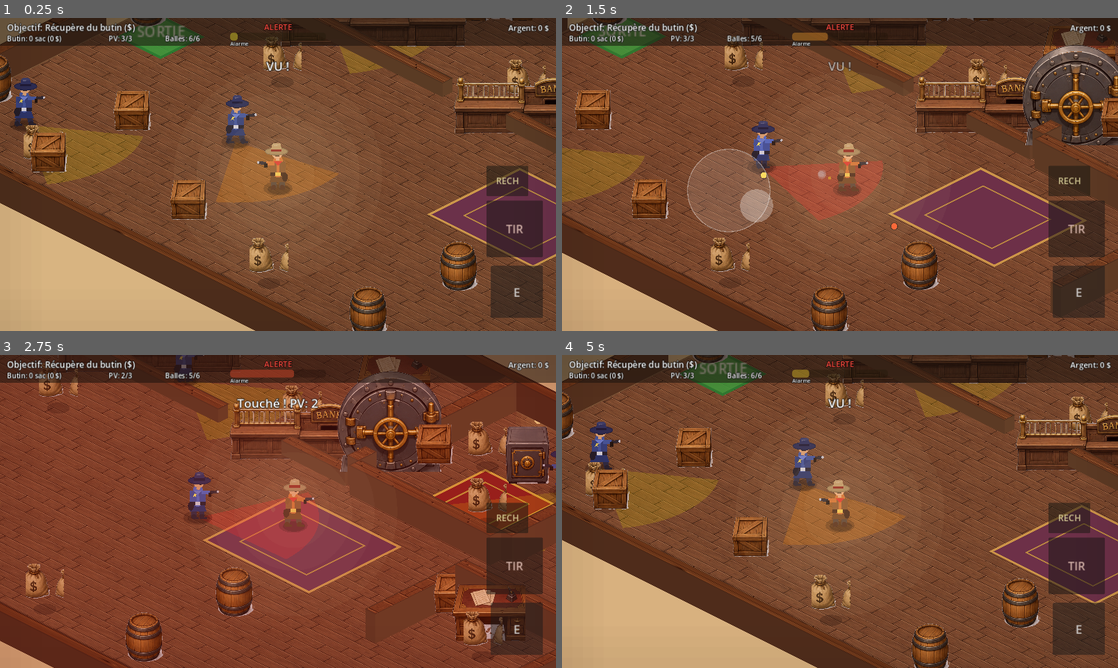
Above: before the commit, frames 1-4 (two rows, left to right).
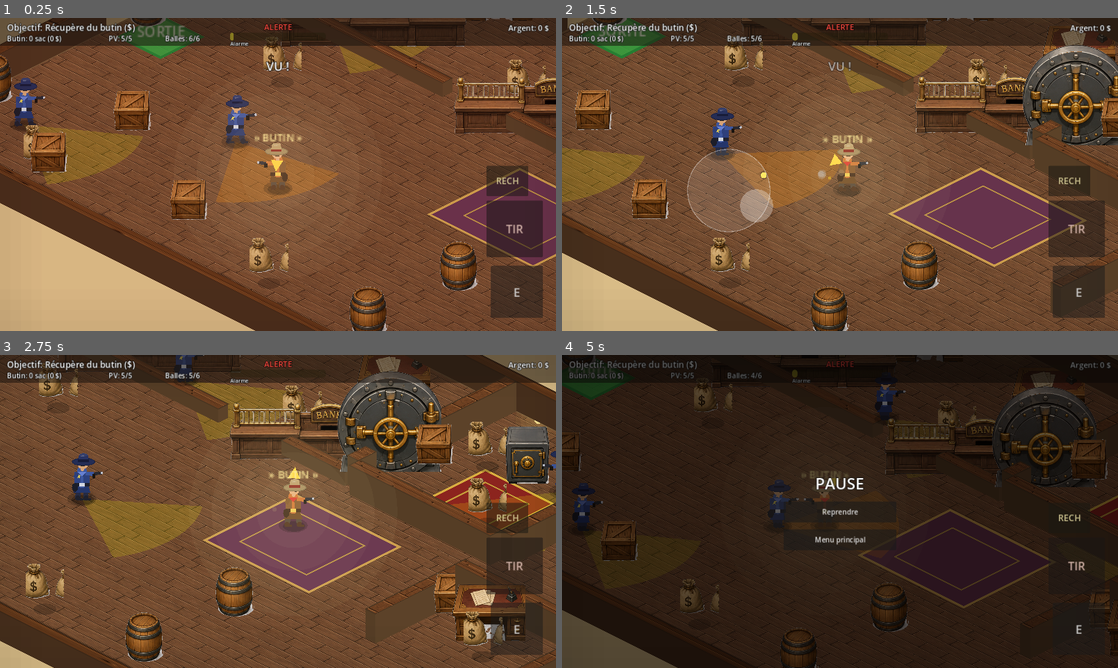
Above: after the commit, the same moments.

Repository: sebadiaz/Cowboys
Game: Godot game, scene res://scenes/MissionRoot.tscn
Two runs of this game, one before a commit and one after it. Both use one fixed random seed, a clock stepped at 60 frames per second and the inputs below. This scene is started directly instead of the project's main scene.
Inputs (mouse positions are in pixels of both pictures, inside the frame that each line leads up to):
- Up to frame 1 (0.25 s): no input
- Up to frame 2 (1.5 s): move the mouse to (962, 158) at 0.52 s; hold D (move_right) 0.53-1.25 s; hold Space (fire) 0.53-1.25 s; click (962, 158) at 0.67 s; drag from (728, 190) to (812, 237) at 1.27 s
- Up to frame 3 (2.75 s): move the mouse to (333, 442) at 2.02 s; hold D (move_right) from 2.03 s (still down); hold E (interact) from 2.03 s (still down); tap Space (fire) at 2.3 s
- Up to frame 4 (5 s): release D (move_right) at 2.75 s; release E (interact) at 2.75 s; drag from (812, 574) to (673, 464) at 2.77 s; move the mouse to (1006, 558) at 3.52 s; hold A (move_left) 3.53-4.25 s; hold Space (fire) 3.53-4.25 s; tap Escape (pause) at 4.15 s; click (840, 574) at 4.25 s, where only the run before the commit has a clickable "Rejouer le braquage"

The runs differ from the first frame. In frame 1, 0.2% of the frame differs, in the area x 21-55%, y 4-49%; in frame 2, 4.2%; in frame 3, 16%; in frame 4, 94%, in the area x 0-100%, y 0-100%.

Commit message:
Passe jouabilite: mode assist par defaut, contact non letal, fleche d'objectif, QoL menu
Audit: Godot 4.3 (= workflow), parse headless propre, export web complet
(index.html/wasm/pck/js). URL Pages /cowboys/ deja correcte (pas de souci de casse).

Jouabilite / equite (prototype fun, pas punitif):
- MODE ASSIST par defaut (basculable au menu): joueur 5 PV au lieu de 3, alarme
  2x plus lente, gardes a detection/poursuite/tir ralentis
- CONTACT NON LETAL en assist: un garde au contact inflige 1 PV avec delai au
  lieu de tuer net (vraie marge d'erreur). Hardcore: capture immediate
- guard_ai: detect_mult/chase_mult/fire_mult/lethal_touch + degats de contact a
  cooldown; mission_manager._apply_difficulty applique le tout (gardes+renforts)

Lisibilite / feedback:
- FLECHE D'OBJECTIF en jeu au-dessus du joueur: pointe le butin le plus proche,
  puis le coffre, puis la SORTIE (» BUTIN/COFFRE/SORTIE »)
- HUD PV utilise player.max_hp (affiche 5/5 en assist)

Confort:
- Sortie autorisee avec un sac OU le coffre (has_loot = bags>0 ou valeur>0)
- Menu: toggle 'Mode assist', bouton discret 'Reinitialiser la sauvegarde',
  rappel des controles complet (R recharger)

Infra: GameManager world_time/ambient_color/darkness (cycle jour/nuit, base pour
plus tard; sans impact gameplay).

Verifie (Godot 4.3 headless + xvfb 1280x720): parse 0 erreur; export web OK;
runtime: PV=5, garde lethal=false/detect0.6/chase0.85/alarm0.5, ramassage sac,
ouverture coffre (maintien E) + recompense, sortie -> fin de mission; capture
montrant la fleche '» BUTIN »' et le HUD.

Diff:
--- a/scripts/game_manager.gd
+++ b/scripts/game_manager.gd
@@ -18,6 +18,48 @@
 var town_return_pos := Vector2.ZERO
 ## La boutique a-t-elle été ouverte depuis la ville (retour en ville) ?
 var shop_from_town := false
+
+## Mode "assist" (prototype) activé par défaut : plus de PV, alarme plus lente,
+## gardes moins agressifs, contact non létal. Basculable depuis le menu.
+var assist := true
+
+## Cycle jour/nuit : world_time ∈ [0,1) (0 = minuit, 0.5 = midi). Avance en
+## continu et persiste entre les scènes. Le rendu lit ambient_color()/darkness().
+const DAY_LENGTH := 160.0   # secondes pour un cycle complet
+var world_time := 0.34      # on démarre en matinée
+
+const _SKY := [
+	[0.00, Color(0.30, 0.32, 0.58)], [0.22, Color(0.55, 0.45, 0.55)],
+	[0.27, Color(0.98, 0.72, 0.55)], [0.36, Color(1.0, 0.96, 0.90)],
+	[0.50, Color(1.0, 1.0, 1.0)],    [0.70, Color(1.0, 0.93, 0.84)],
+	[0.79, Color(0.97, 0.60, 0.42)], [0.88, Color(0.50, 0.40, 0.58)],
+	[1.00, Color(0.30, 0.32, 0.58)],
+]
+
+
+func _process(delta: float) -> void:
+	world_time = fposmod(world_time + delta / DAY_LENGTH, 1.0)
+
+
+## Teinte d'ambiance (multiplicateur de canvas) selon l'heure.
+func ambient_color() -> Color:
+	for i in range(_SKY.size() - 1):
+		var a: Array = _SKY[i]
+		var b: Array = _SKY[i + 1]
+		if world_time <= float(b[0]):
+			var k := (world_time - float(a[0])) / maxf(0.0001, float(b[0]) - float(a[0]))
+			return (a[1] as Color).lerp(b[1] as Color, clampf(k, 0.0, 1.0))
+	return _SKY[-1][1]
+
+
+## Obscurité 0 (plein jour) → ~0.7 (nuit), pour allumer lampes/halos.
+func darkness() -> float:
+	return clampf(1.0 - ambient_color().g, 0.0, 1.0)
+
+
+## Vrai s'il fait assez sombre pour allumer les lumières.
+func is_dark() -> bool:
+	return darkness() > 0.12
 
 ## Résultat de la dernière mission jouée, lu par ResultScreen.
 var last_result := {
--- a/scripts/guard_ai.gd
+++ b/scripts/guard_ai.gd
@@ -31,6 +31,11 @@
 var bullet_system: Node = null
 var active: bool = true
 var alarm_gain_mult: float = 1.0   # réduit par l'upgrade "discrétion"
+var detect_mult: float = 1.0       # vitesse de détection (assist = plus lent)
+var chase_mult: float = 1.0        # vitesse de poursuite (assist = plus lent)
+var fire_mult: float = 1.0         # cadence de tir (assist = plus lent)
+var lethal_touch: bool = true      # contact mortel (false en assist)
+var _touch_cd: float = 0.0         # délai entre deux dégâts de contact
 
 const GUARD_FIRE_RATE := 1.1   # secondes entre deux tirs de garde
 const MAX_HP := 2              # le garde encaisse 2 balles
@@ -66,7 +71,7 @@
 
 	# Mise à jour de la détection et de la mémoire.
 	if sees_player:
-		_detect = min(ALERT_THRESHOLD, _detect + DETECT_RISE * delta)
+		_detect = min(ALERT_THRESHOLD, _detect + DETECT_RISE * detect_mult * delta)
 		if alarm != null and alarm.has_method("add_detection"):
 			alarm.add_detection(ALARM_GAIN * alarm_gain_mult * delta)
 		_last_known = player.global_position
@@ -103,7 +108,7 @@
 	if _state == State.ALERT and sees_player and bullet_system != null and _fire_cd <= 0.0:
 		var aim := player.global_position - global_position
 		bullet_system.spawn(global_position + aim.normalized() * 18.0, aim, false)
-		_fire_cd = GUARD_FIRE_RATE
+		_fire_cd = GUARD_FIRE_RATE * fire_mult
 
 	move_and_slide()
 	_aim_cone(delta)
@@ -146,13 +151,21 @@
 		_facing = Vector2.RIGHT.rotated(_look_t * 2.2)
 
 
-func _do_alert(_delta: float) -> void:
+func _do_alert(delta: float) -> void:
 	var to_player := player.global_position - global_position
 	_facing = to_player.normalized()
-	velocity = _facing * CHASE_SPEED
-	if to_player.length() <= CATCH_DISTANCE and player.has_method("get_caught"):
-		player.get_caught()
-		player_caught.emit()
+	velocity = _facing * CHASE_SPEED * chase_mult
+	# Contact : en assist, on n'est PAS tué d'un coup — le garde inflige 1 PV
+	# avec un délai (marge d'erreur). Sinon (hardcore), capture immédiate.
+	_touch_cd = max(0.0, _touch_cd - delta)
+	if to_player.length() <= CATCH_DISTANCE:
+		if lethal_touch:
+			if player.has_method("get_caught"):
+				player.get_caught()
+				player_caught.emit()
+		elif _touch_cd <= 0.0 and player.has_method("take_damage"):
+			player.take_damage(1)
+			_touch_cd = 1.1
 
 
 ## Oriente progressivement le cône vers la direction de regard.
--- a/scripts/iso_renderer.gd
+++ b/scripts/iso_renderer.gd
@@ -232,7 +232,47 @@
 			"player": _draw_player()
 
 	_draw_bullets()
+	_draw_objective_arrow()
 	_draw_vignette()
+
+
+## Flèche d'objectif au-dessus du joueur : pointe vers le butin le plus proche,
+## sinon le coffre, sinon la sortie. Rend l'objectif évident.
+func _draw_objective_arrow() -> void:
+	if not is_instance_valid(player):
+		return
+	var target := Vector2.ZERO
+	var label := ""
+	# Butin restant le plus proche ?
+	var best := INF
+	for b in loot:
+		if is_instance_valid(b):
+			var d: float = player.global_position.distance_to(b.global_position)
+			if d < best:
+				best = d
+				target = b.global_position
+				label = "BUTIN"
+	if label == "" and is_instance_valid(safe) and not safe._is_open:
+		target = safe.global_position
+		label = "COFFRE"
+	if label == "" and is_instance_valid(exit_zone):
+		target = exit_zone.global_position
+		label = "SORTIE"
+	if label == "":
+		return
+	var pp := Iso.project(player.global_position) + Vector2(0, -44)
+	var dir := (Iso.project(target) - Iso.project(player.global_position))
+	if dir.length() < 0.001:
+		return
+	dir = dir.normalized()
+	var bob := sin(Time.get_ticks_msec() * 0.006) * 3.0
+	var c := pp + dir * (14.0 + bob)
+	var perp := dir.orthogonal()
+	# Chevron pointant vers la cible.
+	draw_colored_polygon(PackedVector2Array([
+		c + dir * 9.0, c - dir * 4.0 + perp * 7.0, c - dir * 4.0 - perp * 7.0]),
+		Color(1.0, 0.85, 0.25))
+	_text_centered("» %s »" % label, pp + Vector2(0, -10), 12, Color(1.0, 0.92, 0.6))
 
 
 ## Pénombre western : assombrit les bords, halo clair autour du joueur.
--- a/scripts/main_menu.gd
+++ b/scripts/main_menu.gd
@@ -2,6 +2,10 @@
 ## main_menu.gd
 ## Menu principal : titre, bouton Jouer, rappel des contrôles et magot total.
 ## Layout via conteneurs (robuste sur desktop et mobile, quelle que soit la taille).
+
+var _assist_btn: Button
+var _magot_label: Label
+
 
 func _ready() -> void:
 	set_anchors_preset(Control.PRESET_FULL_RECT)
@@ -45,27 +49,37 @@
 	shop.pressed.connect(_on_shop)
 	box.add_child(shop)
 
-	var visual := Button.new()
-	visual.text = "Voir le décor banque (test)"
-	visual.custom_minimum_size = Vector2(460, 46)
-	visual.pressed.connect(_on_visual_test)
-	box.add_child(visual)
+	# Mode assist (prototype facile) : basculable.
+	_assist_btn = Button.new()
+	_assist_btn.custom_minimum_size = Vector2(460, 46)
+	_assist_btn.pressed.connect(_on_toggle_assist)
+	box.add_child(_assist_btn)
+	_refresh_assist()
 
 	box.add_child(_spacer(10))
 
 	box.add_child(_label(
-		"Clavier : WASD/ZQSD bouger · Espace/clic TIRER · E interagir · Échap pause", 15,
+		"Clavier : WASD/ZQSD bouger · Espace/clic TIRER · E interagir/porte · R recharger · Échap pause", 15,
 		Color(0.3, 0.2, 0.12)))
 	box.add_child(_label(
-		"Mobile : joystick (gauche) + boutons TIR et E (droite)", 16,
+		"Mobile : joystick (gauche) + boutons TIR / RECH / E (droite)", 16,
 		Color(0.3, 0.2, 0.12)))
 
-	box.add_child(_spacer(16))
+	box.add_child(_spacer(12))
 
-	box.add_child(_label(
+	_magot_label = _label(
 		"Magot total : %d $   ·   Missions réussies : %d" % [
 			SaveManager.total_money, SaveManager.missions_completed], 18,
-		Color(0.3, 0.2, 0.12)))
+		Color(0.3, 0.2, 0.12))
+	box.add_child(_magot_label)
+
+	# Réinitialiser la sauvegarde (discret) si la save bloque le test.
+	var reset := Button.new()
+	reset.text = "Réinitialiser la sauvegarde"
+	reset.custom_minimum_size = Vector2(460, 36)
+	reset.modulate = Color(1, 1, 1, 0.6)
+	reset.pressed.connect(_on_reset_save)
+	box.add_child(reset)
 
 
 func _on_play() -> void:
@@ -76,8 +90,24 @@
 	GameManager.goto_shop()
 
 
-func _on_visual_test() -> void:
-	get_tree().change_scene_to_file("res://scenes/levels/BankVisualTest.tscn")
+func _on_toggle_assist() -> void:
+	GameManager.assist = not GameManager.assist
+	_refresh_assist()
+
+
+func _refresh_assist() -> void:
+	if _assist_btn:
+		_assist_btn.text = "Mode assist : %s (facile)" % ("ACTIVÉ" if GameManager.assist else "désactivé")
+
+
+func _on_reset_save() -> void:
+	SaveManager.total_money = 0
+	SaveManager.missions_completed = 0
+	SaveManager.levels_unlocked = 1
+	SaveManager.upgrades = SaveManager._default_upgrades()
+	SaveManager.save_game()
+	if _magot_label:
+		_magot_label.text = "Sauvegarde réinitialisée."
 
 
 func _label(text: String, font_size: int, color: Color) -> Label:
--- a/scripts/mission_manager.gd
+++ b/scripts/mission_manager.gd
@@ -304,6 +304,17 @@
 	_exit.player_entered.connect(_on_exit_entered)
 
 
+## Règle un garde selon le mode assist + l'upgrade discrétion.
+func _apply_difficulty(g: Node) -> void:
+	g.alarm_gain_mult = SaveManager.stealth_mult()
+	if GameManager.assist:
+		g.alarm_gain_mult *= 0.5     # alarme monte 2x moins vite
+		g.detect_mult = 0.6          # détection plus lente
+		g.chase_mult = 0.85          # poursuite un peu plus lente que le joueur
+		g.fire_mult = 1.7            # tire moins souvent
+		g.lethal_touch = false       # le contact blesse au lieu de tuer net
+
+
 func _spawn_guards() -> void:
 	for entry in _cfg.get("guards", []):
 		var route := PackedVector2Array()
@@ -316,7 +327,7 @@
 		g.global_position = route[0]
 		g.player = player
 		g.alarm = alarm
-		g.alarm_gain_mult = SaveManager.stealth_mult()
+		_apply_difficulty(g)
 		g.visible = false
 		world.add_child(g)
 		g.player_caught.connect(_on_player_caught)
@@ -333,7 +344,7 @@
 	if hud.has_method("set_state"):
 		hud.set_state(false)
 	if hud.has_method("set_health"):
-		hud.set_health(player.hp, player.MAX_HP)
+		hud.set_health(player.hp, player.max_hp)
 	if hud.has_method("set_ammo"):
 		hud.set_ammo(player.ammo, player.CYLINDER, false)
 
@@ -381,7 +392,7 @@
 	g.player = player
 	g.alarm = alarm
 	g.bullet_system = _bullets
-	g.alarm_gain_mult = SaveManager.stealth_mult()
+	_apply_difficulty(g)
 	g.visible = false
 	world.add_child(g)
 	g.player_caught.connect(_on_player_caught)
@@ -504,7 +515,7 @@
 
 func _on_player_health(current_hp: int) -> void:
 	if hud.has_method("set_health"):
-		hud.set_health(current_hp, player.MAX_HP)
+		hud.set_health(current_hp, player.max_hp)
 	if current_hp > 0 and hud.has_method("show_toast"):
 		hud.show_toast("Touché ! PV: %d" % current_hp)
 
--- a/scripts/player_controller.gd
+++ b/scripts/player_controller.gd
@@ -23,6 +23,7 @@
 var loot_value: int = 0
 var is_caught: bool = false
 var facing := Vector2.DOWN
+var max_hp: int = MAX_HP       # ajusté selon le mode assist
 var hp: int = MAX_HP
 var bullet_system: Node = null
 var iso_renderer: Node2D = null   # pour convertir la position du clic en point monde
@@ -40,6 +41,9 @@
 	# Applique les upgrades persistés (SaveManager est un autoload).
 	speed_mult = SaveManager.speed_mult()
 	reload_mult = SaveManager.reload_mult()
+	# Mode assist (prototype) : plus de PV pour une vraie marge d'erreur.
+	max_hp = 5 if GameManager.assist else MAX_HP
+	hp = max_hp
 
 
 func _reload_time() -> float:
@@ -150,7 +154,8 @@
 
 
 func has_loot() -> bool:
-	return loot_bags > 0
+	# On peut filer dès qu'on a ramassé quelque chose : un sac OU le coffre.
+	return loot_bags > 0 or loot_value > 0
 
 
 func get_caught() -> void:
Not shown, changed: CLAUDE.md
